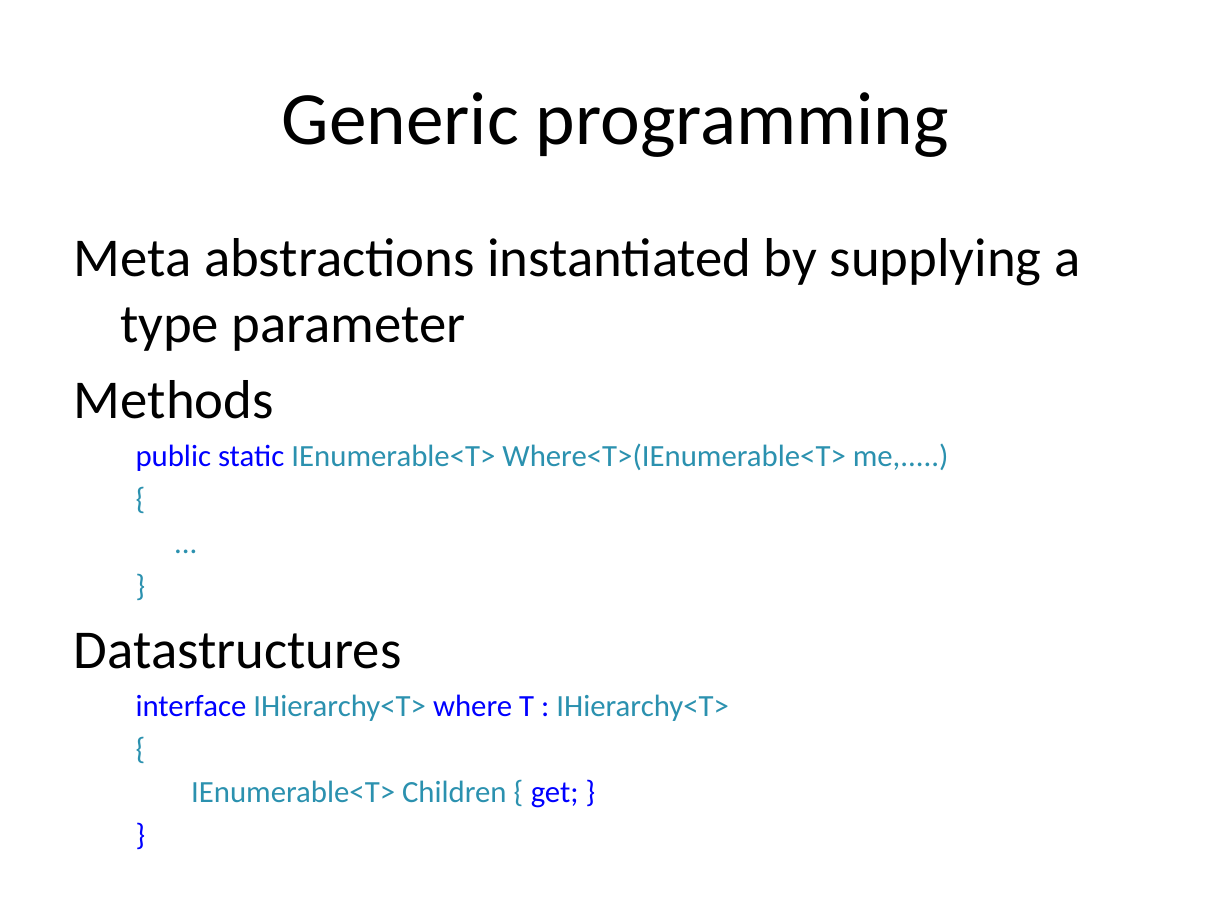
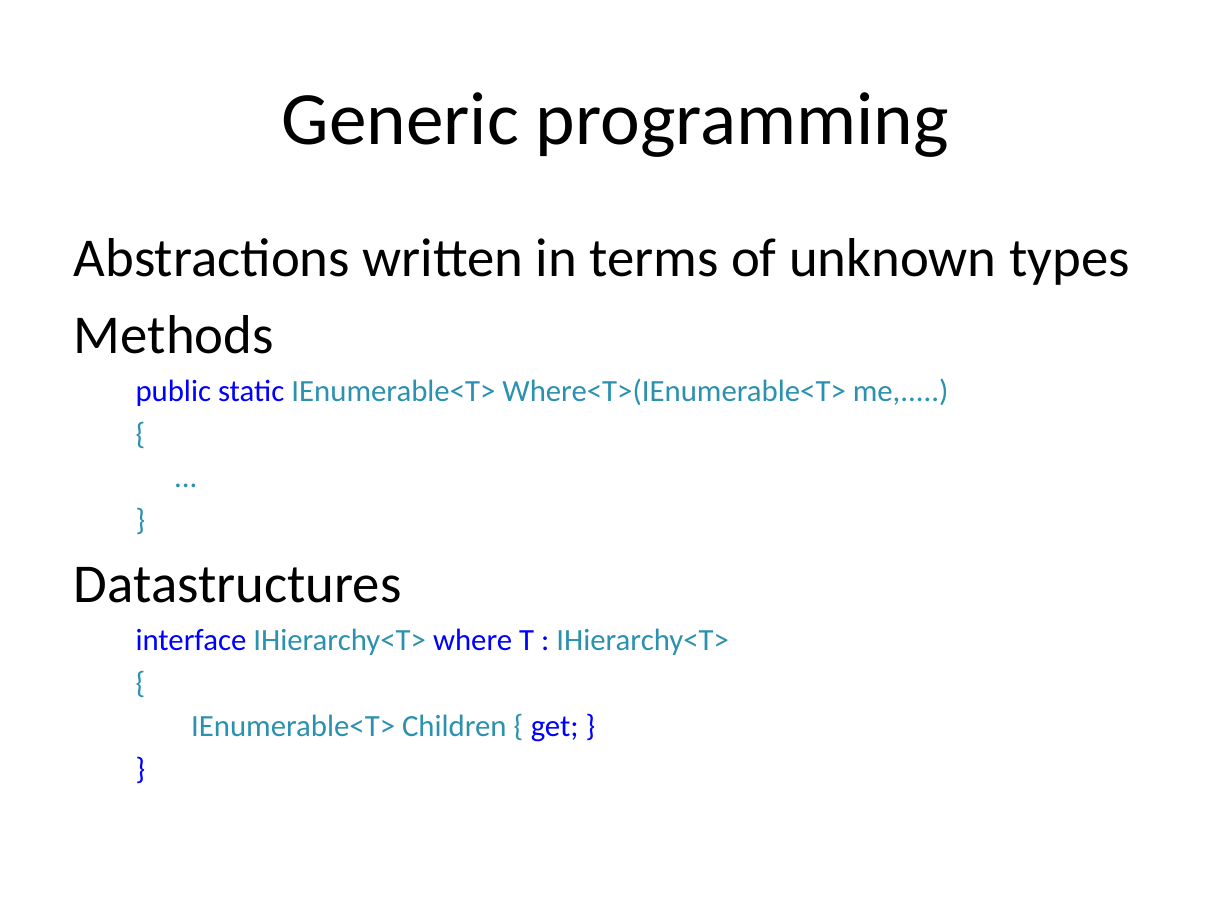
Before and after one commit to mlidbom/CSharpElevate, a slide deck: slide 4 of CSharp3.pptx. Drawn at 1232x924 pixels with LibreOffice and Linux fonts; fonts in the diff are those of the drawing. Boxes give left, top, right and bottom in pixels: in the first picture for what was removed or moved away, otherwise in the second. Text is boxed around its words. In the diff, an @@ line names an element or a change of style, - is before the commit and + after.

Commit message:
Another small update.

```diff
--- a/CSharp3.pptx
+++ b/CSharp3.pptx
@@ text at [74, 238, 1130, 285]: text changed @@
-Meta abstractions instantiated by supplying a type parameter
+Abstractions written in terms of unknown types
```
